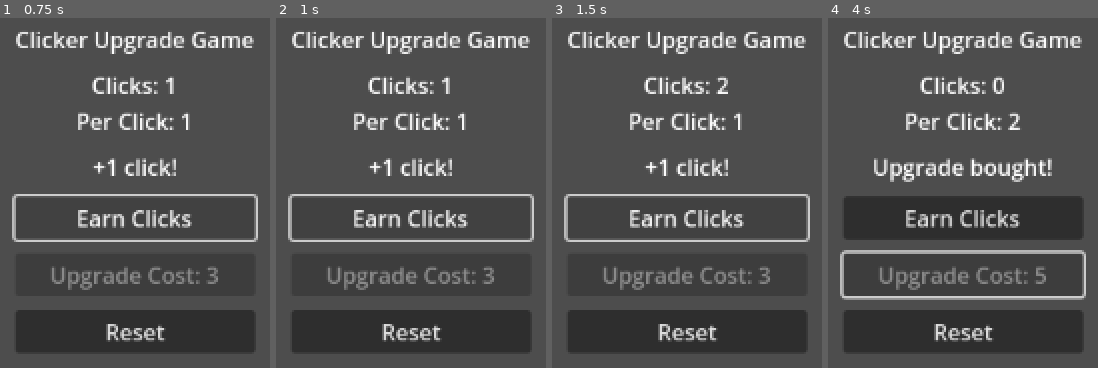
Above: before the commit, frames 1-4 (left to right).
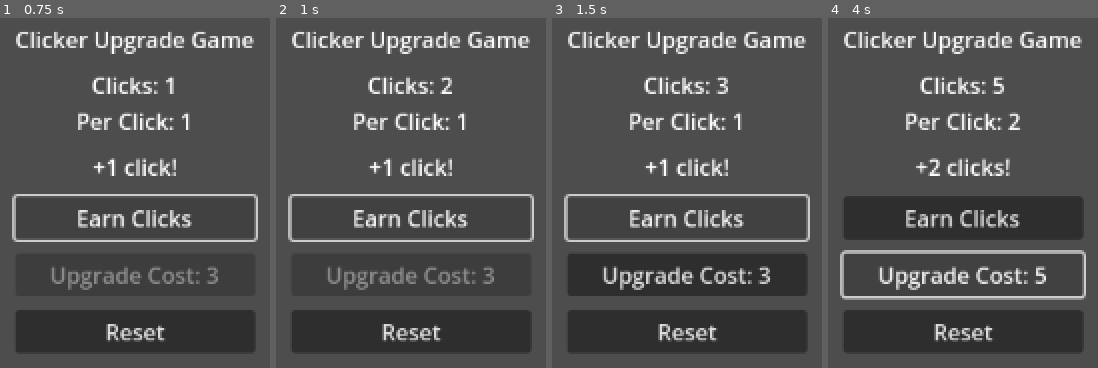
Above: after the commit, the same moments.

Repository: fehudma/godot_projects
Game: Godot game, scene res://Scenes/main.tscn
Two runs of this game, one before a commit and one after it. Both use one fixed random seed, a clock stepped at 60 frames per second and the inputs below.
Inputs (mouse positions are in pixels of both pictures, inside the frame that each line leads up to):
- Up to frame 1 (0.75 s): click "Earn Clicks" at 0.5 s
- Up to frame 2 (1 s): no input
- Up to frame 3 (1.5 s): click "Earn Clicks" at 1.25 s
- Up to frame 4 (4 s): click (963, 273) at 2 s, where only the run after the commit has a clickable "Upgrade Cost: 3"; click "Earn Clicks" at 2.75 s; click (963, 273) at 3.5 s, where only the run before the commit has a clickable "Upgrade Cost: 3"

Frame 1 is identical in both runs. In frame 2, 0.1% of the frame differs, in the area x 60-66%, y 16-22%; in frame 3, 1.2%; in frame 4, 3.8%, in the area x 17-83%, y 16-78%.

Commit message:
added timer count and click growth for timer node

Diff:
--- a/Scripts/main.gd
+++ b/Scripts/main.gd
@@ -7,11 +7,13 @@
 const STARTING_UPGRADE_LEVEL: int = 0
 const UPGRADE_COST_INCREASE: int = 2
 const CLICKS_PER_CLICK_INCREASE: int = 1
+const STARTING_TIMEOUT_COUNT: int = 0
 #========================================
 var clicks: int = STARTING_CLICKS
 var clicks_per_click: int = STARTING_CLICKS_PER_CLICK
 var upgrade_cost: int = STARTING_UPGRADE_COST
 var upgrade_modifier: int = STARTING_UPGRADE_LEVEL
+var timeout_count: int = STARTING_TIMEOUT_COUNT
 #========================================
 @onready var stats_label: Label = $VBoxContainer/StatsLabel
 @onready var message_label: Label = $VBoxContainer/MessageLabel
@@ -87,4 +89,9 @@
 
 
 func _on_passive_income_timer_timeout() -> void:
-	print("Timeout tick")
+	# Tracks the number of timeouts
+	timeout_count += 1
+	print("Timer timed out! Total counts: ", timeout_count)
+	# other timer functionality
+	clicks += 1
+	update_ui()
